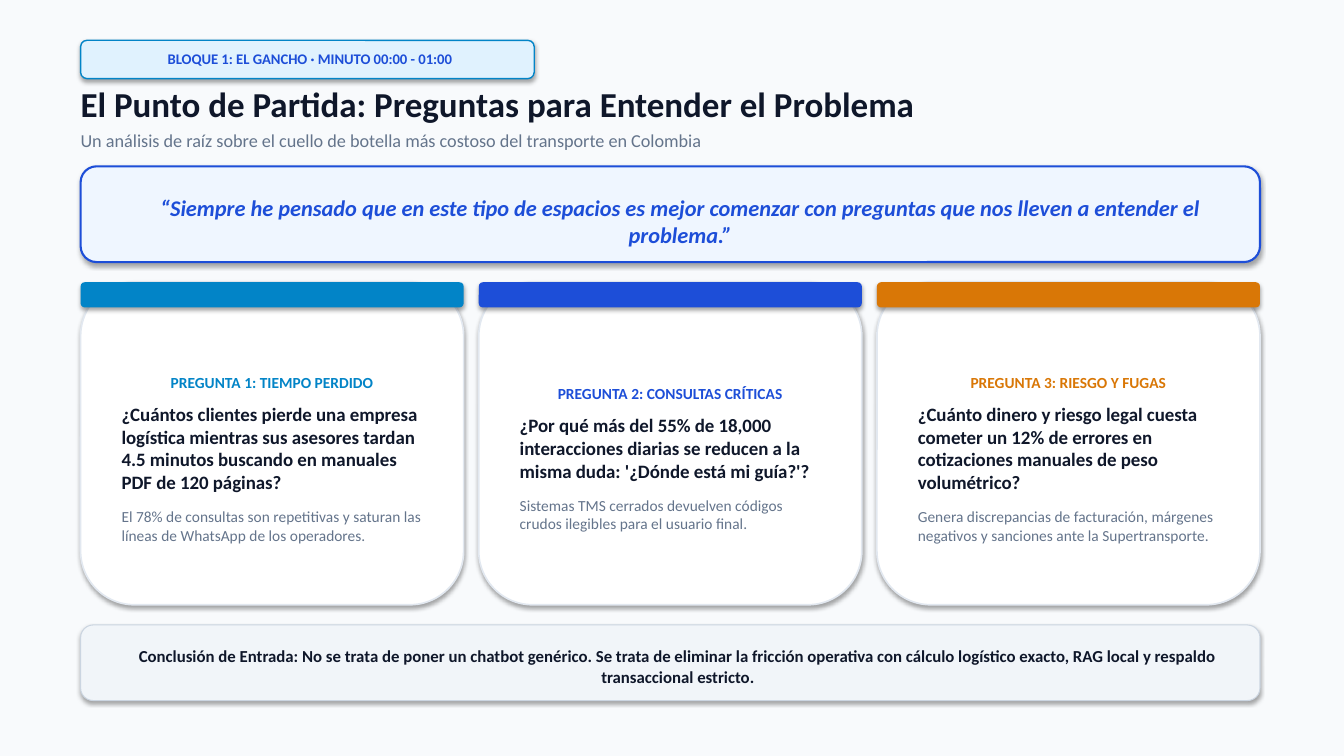
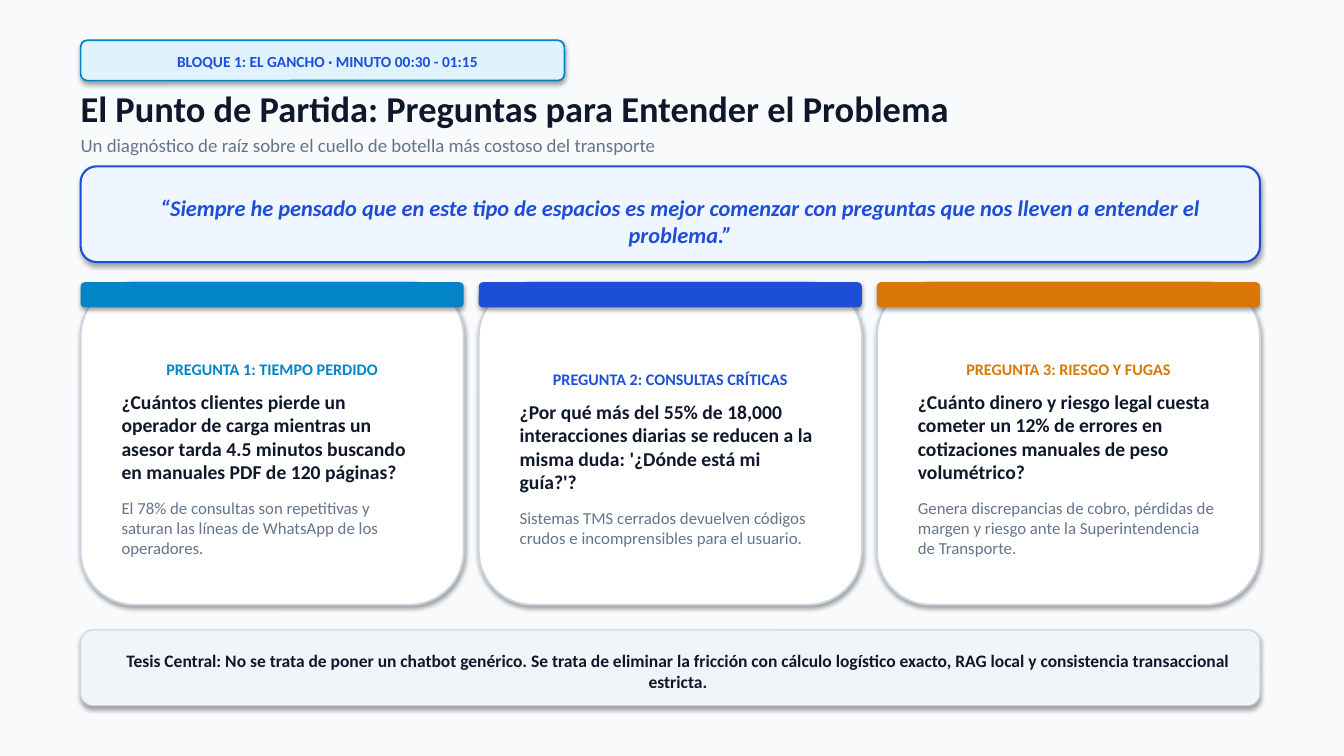
Before and after one commit to jorgemarazba/Kodotokai, a slide deck: slide 2 of TransLogix_Pitch_KodoTakai_2026.pptx. Drawn at 1344x756 pixels with LibreOffice and Linux fonts; fonts in the diff are those of the drawing. Boxes give left, top, right and bottom in pixels: in the first picture for what was removed or moved away, otherwise in the second. Text is boxed around its words. In the diff, an @@ line names an element or a change of style, - is before the commit and + after.

Commit message:
Reconstruccion de presentacion segun recomendaciones oficiales: rubrica Mejor Proyecto General, datos sustentados y nuevo balance de negocio

```diff
--- a/TransLogix_Pitch_KodoTakai_2026.pptx
+++ b/TransLogix_Pitch_KodoTakai_2026.pptx
@@ rounded rectangle "BLOQUE 1: EL GANCHO · ...": place and size @@
-rounded rectangle "BLOQUE 1: EL GANCHO · ..." at (81, 40, 534, 79)
+rounded rectangle "BLOQUE 1: EL GANCHO · ..." at (81, 40, 565, 81)
@@ rounded rectangle "BLOQUE 1: EL GANCHO · ..." at (81, 40, 565, 81): outline #0284C7 1 pt to #0284C7 1.2 pt @@
@@ text in rounded rectangle at (177, 57, 477, 69): text changed; size 10.5 to 11 pt @@
-BLOQUE 1: EL GANCHO · MINUTO 00:00 - 01:00
+BLOQUE 1: EL GANCHO · MINUTO 00:30 - 01:15
@@ text at (81, 96, 949, 128): size 25 to 26 pt in "El Punto de Partida: Preguntas para Entender ..." @@
@@ text at (81, 139, 656, 155): text changed; size 13 to 13.5 pt @@
-Un análisis de raíz sobre el cuello de botella más costoso del transporte en Colombia
+Un diagnóstico de raíz sobre el cuello de botella más costoso del transporte
@@ outline #E2E8F0 1.2 pt to #CBD5E1 1.4 pt in 3 elements at (479, 282, 862, 605), (81, 282, 464, 605), (877, 282, 1260, 605) @@
@@ text in rounded rectangle at (122, 364, 378, 557): size 11 to 11.5 pt in "PREGUNTA 1: TIEMPO PERDIDO"; size 11 to 12 pt in "El 78% de consultas son repetitivas y ..." @@
@@ text in rounded rectangle at (520, 372, 812, 493): size 11 to 11.5 pt in "PREGUNTA 2: CONSULTAS CRÍTICAS"; size 13.5 to 14 pt in "¿Por qué más del 55% de 18,000 ..." @@
@@ text in rounded rectangle at (918, 364, 1210, 479): size 11 to 11.5 pt in "PREGUNTA 3: RIESGO Y FUGAS"; size 13.5 to 14 pt in "¿Cuánto dinero y riesgo legal cuesta cometer ..." @@
@@ text in rounded rectangle at (122, 395, 405, 483): text changed; size 13.5 to 14 pt @@
-¿Cuántos clientes pierde una empresa logística mientras sus asesores tardan 4.5 minutos buscando en manuales PDF de 120 páginas?
+¿Cuántos clientes pierde un operador de carga mientras un asesor tarda 4.5 minutos buscando en manuales PDF de 120 páginas?
@@ text in rounded rectangle at (918, 502, 1214, 557): text changed; size 11 to 12 pt @@
-Genera discrepancias de facturación, márgenes negativos y sanciones ante la Supertransporte.
+Genera discrepancias de cobro, pérdidas de margen y riesgo ante la Superintendencia de Transporte.
@@ text in rounded rectangle at (520, 512, 806, 547): text changed; size 11 to 12 pt @@
-Sistemas TMS cerrados devuelven códigos crudos ilegibles para el usuario final.
+Sistemas TMS cerrados devuelven códigos crudos e incomprensibles para el usuario.
@@ rounded rectangle "Tesis Central: No se trata ...": place and size @@
-rounded rectangle "Tesis Central: No se trata ..." at (81, 625, 1260, 701)
+rounded rectangle "Tesis Central: No se trata ..." at (81, 630, 1260, 706)
@@ text in rounded rectangle at (126, 654, 1229, 688): text changed; size 12 to 12.5 pt @@
-Conclusión de Entrada: No se trata de poner un chatbot genérico. Se trata de eliminar la fricción operativa con cálculo logístico exacto, RAG local y respaldo transaccional estricto.
+Tesis Central: No se trata de poner un chatbot genérico. Se trata de eliminar la fricción con cálculo logístico exacto, RAG local y consistencia transaccional estricta.
```
Also in this commit, not shown: 7 other slides changed, 3 slides added, 4 slides removed.
